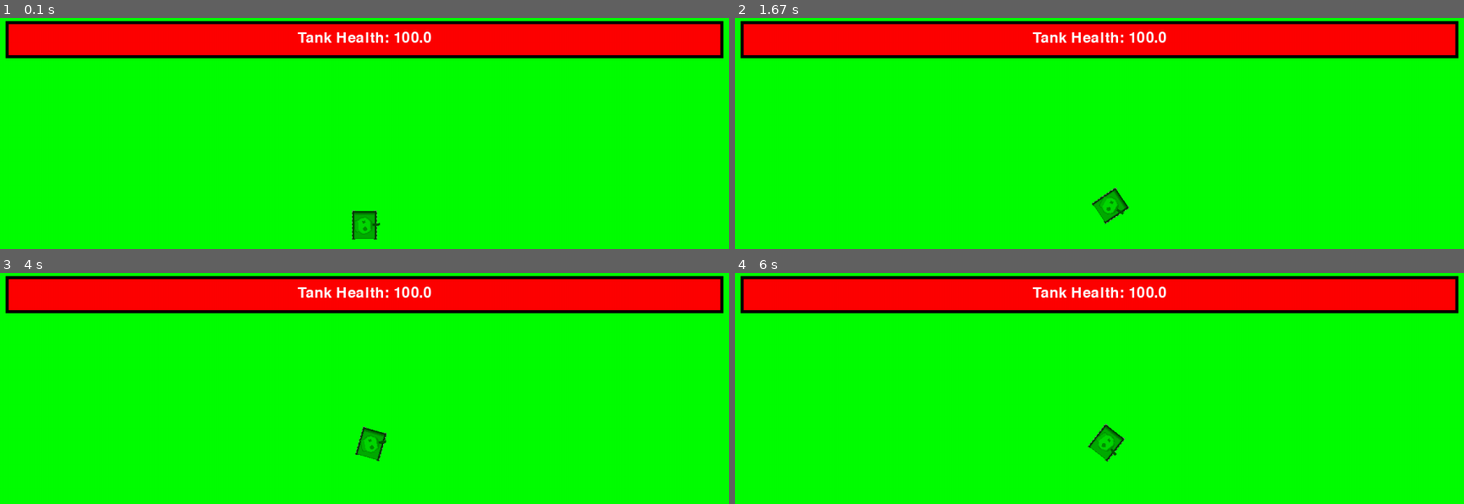
Above: before the commit, frames 1-4 (two rows, left to right).
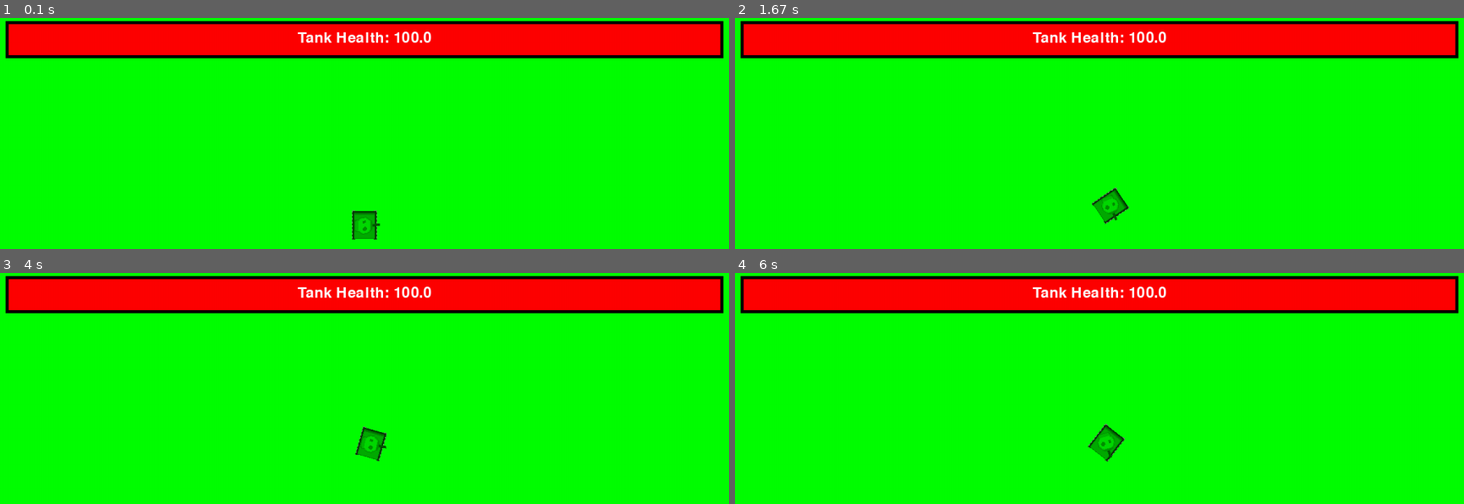
Above: after the commit, the same moments.

Repository: lorenzosharks/pygame_thingamajig
Game: pygame game, started from game.py
Two runs of this game, one before a commit and one after it. Both use one fixed random seed, a clock stepped at 60 frames per second and the inputs below.
Inputs (mouse positions are in pixels of both pictures, inside the frame that each line leads up to):
- Up to frame 1 (0.1 s): no input
- Up to frame 2 (1.67 s): hold D 0.33-0.8 s; move the mouse to (1070, 244) at 0.37 s; hold W 0.83-1.13 s; move the mouse to (1347, 214) at 0.87 s; hold D 1.17-1.63 s; move the mouse to (917, 228) at 1.2 s
- Up to frame 3 (4 s): hold A 1.67-2.2 s; move the mouse to (131, 418) at 1.7 s; tap 1 at 1.82, 3.05 s; hold S 2.23-2.53 s; move the mouse to (473, 335) at 2.27 s; tap 2 at 2.57, 3.48 s; hold A 2.9-3.3 s; move the mouse to (167, 326) at 2.93 s; hold W 3.33-3.7 s; move the mouse to (182, 397) at 3.37 s; hold D from 3.73 s (still down); move the mouse to (outside the picture) at 3.77 s
- Up to frame 4 (6 s): release D at 4.37 s; hold S 4.4-4.77 s; move the mouse to (outside the picture) at 4.43 s; tap 1 at 4.55, 5.95 s; hold A 4.8-5.27 s; move the mouse to (outside the picture) at 4.83 s; tap 2 at 4.95 s; hold D 5.3-5.77 s; move the mouse to (990, 395) at 5.33 s; hold W from 5.8 s (still down); move the mouse to (1252, 448) at 5.83 s

The runs differ from the first frame. In frame 1, less than 0.1% of the frame differs, in the area x 49-53%, y 86-94%; in frame 2, less than 0.1%, in the area x 50-54%, y 76-88%; in frame 3, less than 0.1%; in frame 4, less than 0.1%.

Commit message:
turret change

Diff:
--- a/game.py
+++ b/game.py
@@ -47,15 +47,18 @@
 angle_radians = 0
 
 # Turret rotation speed (degrees per second)
-max_turret_rotation_speed = 60
+max_turret_rotation_speed = 40
 current_turret_angle = 0
 current_shell_angle = 0
 
 # Miscellaneous (ie cheats)
 actual_tankspeed = 2
 tank_speed = 0  # Don't change this fella
-rotation_speed = 1
+body_rotation_speed = 1
 backward_speed = 1
+
+#Other things
+allowed_rotation = True
 
 # Normalize angles to the range [-180, 180]
 def normalize_angle(angle):
@@ -66,17 +69,28 @@
     return angle
 
 while run:
+
     screen.fill("green")
 
     key = pygame.key.get_pressed()
 
+    if key[pygame.K_1]:
+        allowed_rotation = False
+
+    if key[pygame.K_2]:
+        allowed_rotation = True
+
     if key[pygame.K_d]:
-        angle -= rotation_speed  # Rotate counter-clockwise
-        angle_radians -= math.radians(rotation_speed)
+        angle -= body_rotation_speed  # Rotate counter-clockwise
+        angle_radians -= math.radians(body_rotation_speed)
+        current_turret_angle -= body_rotation_speed
+        current_shell_angle -= body_rotation_speed
 
     if key[pygame.K_a]:
-        angle += rotation_speed
-        angle_radians += math.radians(rotation_speed)
+        angle += body_rotation_speed
+        angle_radians += math.radians(body_rotation_speed)
+        current_turret_angle += body_rotation_speed
+        current_shell_angle += body_rotation_speed
 
     if allowW and key[pygame.K_w]:
         tank_speed = actual_tankspeed
@@ -108,11 +122,6 @@
         if health < screenW - 80:
             if key[pygame.K_p]:
                 health += 5
-
-    playerC1 = pygame.draw.rect(screen, "green", (x, y, 1, 1))
-    playerC2 = pygame.draw.rect(screen, "green", (x + sizeW, y, 1, 1))
-    playerC3 = pygame.draw.rect(screen, "green", (x + sizeW, y + sizeH, 1, 1))
-    playerC4 = pygame.draw.rect(screen, "green", (x, y + sizeH, 1, 1))
 
     # Update collision detection
     if x < 0:
@@ -124,58 +133,60 @@
     elif y > screenH - sizeH:
         y = screenH - sizeH
 
-    # Get mouse position
-    mouse_x, mouse_y = pygame.mouse.get_pos()
-
-    # Calculate the center of the tank body
-    turret_x = x + sizeW // 2
-    turret_y = y + sizeH // 2
-
-    shell_x = x +sizeW // 2
-    shell_y = y +sizeH // 2
-
-    # Calculate the angle between the turret and the mouse cursor using atan2
-    dx = mouse_x - turret_x
-    dy = mouse_y - turret_y
-    target_turret_angle = math.degrees(math.atan2(-dy, dx))
-
-    dsx = shell_x - turret_x
-    dsy = shell_y - turret_y
-    target_shell_angle = math.degrees(math.atan2(-dy, dx))
-
-    # Normalize the current and target turret angles (no idea what this does)
-    current_turret_angle = normalize_angle(current_turret_angle)
-    target_turret_angle = normalize_angle(target_turret_angle)
-
-    current_shell_angle = normalize_angle(current_shell_angle)
-    target_shell_angle = normalize_angle(target_shell_angle)
-
-    # Calculate the difference between the target angle and the current angle
-    turret_angle_diff = target_turret_angle - current_turret_angle
-    turret_angle_diff = normalize_angle(turret_angle_diff)
-
-    shell_angle_diff = target_shell_angle - current_shell_angle
-    shell_angle_diff = normalize_angle(shell_angle_diff)
-
-    # Calculate the amount to rotate this frame (no idea what this does either)
-    rotation_speed = max_turret_rotation_speed * dt
-    if abs(turret_angle_diff) < rotation_speed:
-        current_turret_angle = target_turret_angle
-    elif turret_angle_diff > 0:
-        current_turret_angle += rotation_speed
-    else:
-        current_turret_angle -= rotation_speed
-
-    if abs(shell_angle_diff) < rotation_speed:
-        current_shell_angle = target_shell_angle
-    elif shell_angle_diff > 0:
-        current_shell_angle += rotation_speed
-    else:
-        current_shell_angle -= rotation_speed
-
     # Rotate the image
     rotated_body = pygame.transform.rotate(tank_body, angle)
     rotated_rect = rotated_body.get_rect(center=(x + sizeW // 2, y + sizeH // 2))
+
+    # Get mouse position
+    if allowed_rotation == True:
+        mouse_x, mouse_y = pygame.mouse.get_pos()
+
+        # Calculate the center of the turret body
+        turret_x = x + sizeW // 2
+        turret_y = y + sizeH // 2
+
+        shell_x = x +sizeW // 2
+        shell_y = y +sizeH // 2
+
+        # Calculate the angle between the turret and the mouse cursor using atan2
+        dx = mouse_x - turret_x
+        dy = mouse_y - turret_y
+        target_turret_angle = math.degrees(math.atan2(-dy, dx))
+
+        dsx = shell_x - turret_x
+        dsy = shell_y - turret_y
+        target_shell_angle = math.degrees(math.atan2(-dy, dx))
+
+        # Normalize the current and target turret angles (no idea what this does)
+        current_turret_angle = normalize_angle(current_turret_angle)
+        target_turret_angle = normalize_angle(target_turret_angle)
+
+        current_shell_angle = normalize_angle(current_shell_angle)
+        target_shell_angle = normalize_angle(target_shell_angle)
+
+        # Calculate the difference between the target angle and the current angle
+        turret_angle_diff = target_turret_angle - current_turret_angle
+        turret_angle_diff = normalize_angle(turret_angle_diff)
+
+        shell_angle_diff = target_shell_angle - current_shell_angle
+        shell_angle_diff = normalize_angle(shell_angle_diff)
+
+        # Calculate the amount to rotate this frame (no idea what this does either)
+        rotation_speed = max_turret_rotation_speed * dt
+
+        if abs(turret_angle_diff) < rotation_speed:
+            current_turret_angle = target_turret_angle
+        elif turret_angle_diff > 0:
+            current_turret_angle += rotation_speed
+        else:
+            current_turret_angle -= rotation_speed
+
+        if abs(shell_angle_diff) < rotation_speed:
+            current_shell_angle = target_shell_angle
+        elif shell_angle_diff > 0:
+            current_shell_angle += rotation_speed
+        else:
+            current_shell_angle -= rotation_speed
 
     # Rotating the shell and turret
     rotated_shell = pygame.transform.rotate(shell, current_shell_angle - 90)
@@ -188,6 +199,12 @@
     screen.blit(rotated_body, rotated_rect.topleft)
     screen.blit(rotated_shell, rotated_rect_shell.topleft)
     screen.blit(rotated_turret, rotated_rect_turret.topleft)
+
+
+    playerC1 = pygame.draw.rect(screen, "green", (x, y, 1, 1))
+    playerC2 = pygame.draw.rect(screen, "green", (x + sizeW, y, 1, 1))
+    playerC3 = pygame.draw.rect(screen, "green", (x + sizeW, y + sizeH, 1, 1))
+    playerC4 = pygame.draw.rect(screen, "green", (x, y + sizeH, 1, 1))
 
     # Health bar stuff
     healthbar = pygame.draw.rect(screen, "black", (35, 5, screenW - 70, 60))
@@ -196,6 +213,7 @@
     text_surface = font.render(f"Tank Health: {round(health / ((screenW - 80) / 100), 1)}", True, (255, 255, 255))
     screen.blit(text_surface, (screenW / 2 - text_surface.get_width() / 2, 20))
 
+
     # Make sure things are displayed well
     pygame.display.update()
     dt = clock.tick(60) / 1000
